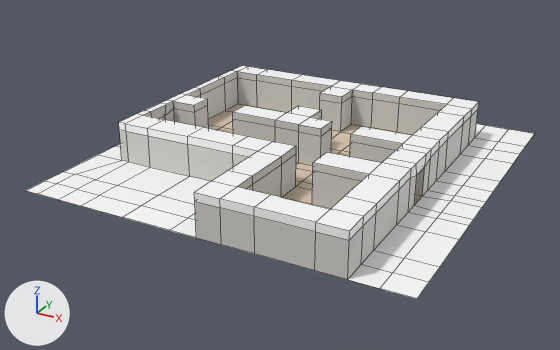
What one commit did to the FBX model Ghost Game/Assets/Prefabs/House.fbx.
The view is the same before and after, from a camera (50 mm lens) standing at (29.0, -38.1, 26.5) and looking at (-0.9, 16.4, -0.8). Lighting does not change. The marker at lower left points along +X, +Y and +Z. Mesh edges are drawn as thin lines. Where no turn or scale is listed for an object, it has been applied to the vertices.
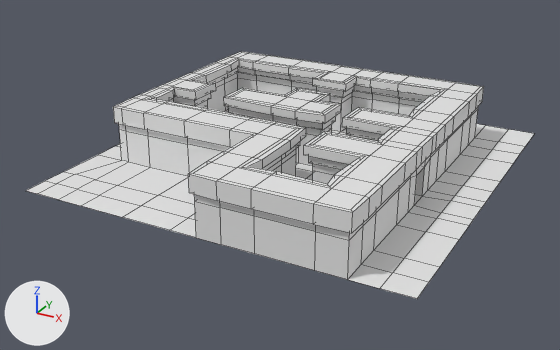
Commit message: Details on house

Changed parts and their boxes [x1, y1, x2, y2] in the pictures (560 x 350 px):
'Plane', reshaped
    before: [26, 66, 534, 299]
    after: [26, 52, 534, 299]
part 1 of me_mesh, added
    after: [113, 52, 484, 233]
part 2 of me_mesh, recoloured
    both: [26, 72, 534, 299]

Patch to the scene script:
```diff
--- a/Ghost Game/Assets/Prefabs/House.fbx.py
+++ b/Ghost Game/Assets/Prefabs/House.fbx.py
@@ me_mesh @@
 # used by ob_plane; location = (0.0, 18.76, 0.0)
-me_mesh.from_pydata(...)  # 370 vertices, 348 faces; spans x -16.6..16.6, y -16.6..16.6, z 0.0..3.6
+me_mesh.from_pydata(...)  # 808 vertices, 786 faces; spans x -16.6..16.6, y -17.0..16.6, z 0.0..5.0
+# me_mesh part 1: 438 vertices added at x -14.3..12.3, y -17.0..13.1, z 3.6..5.0
+# me_mesh part 2: 302 faces spanning x -16.6..16.6, y -16.6..16.6, z 0.0..3.6 switch from mat_lambert1 (picture img_ghost_house_interior_colour_pallette_jpg) to no material
```
